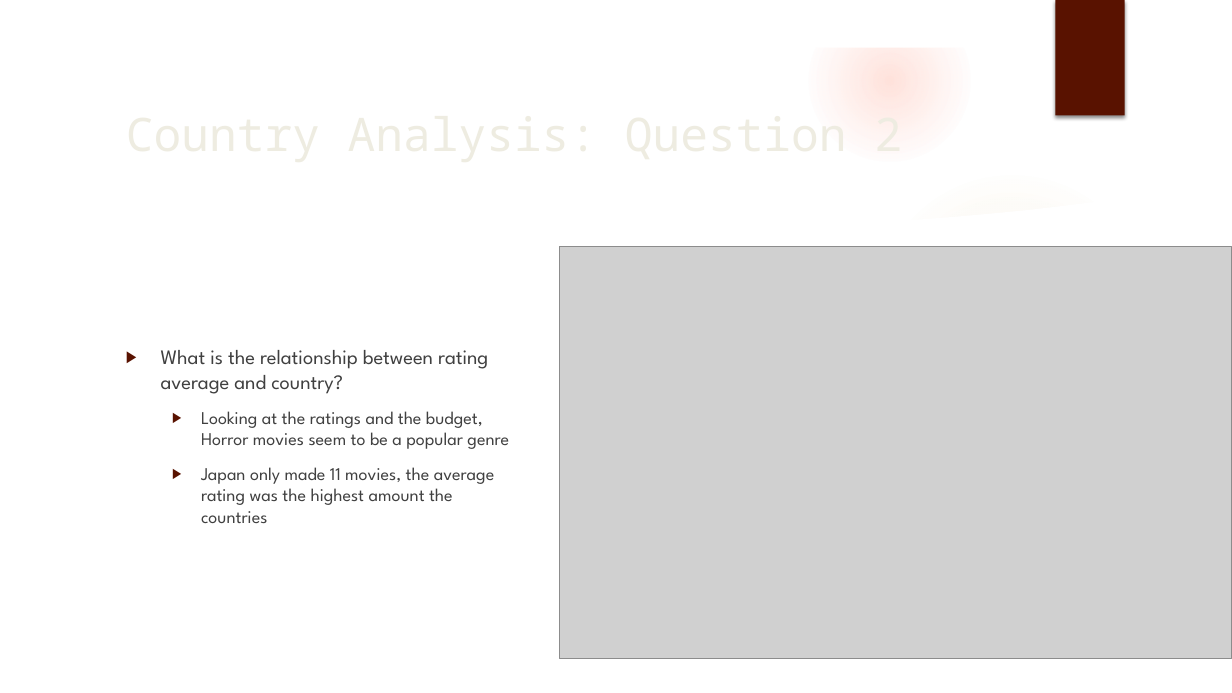
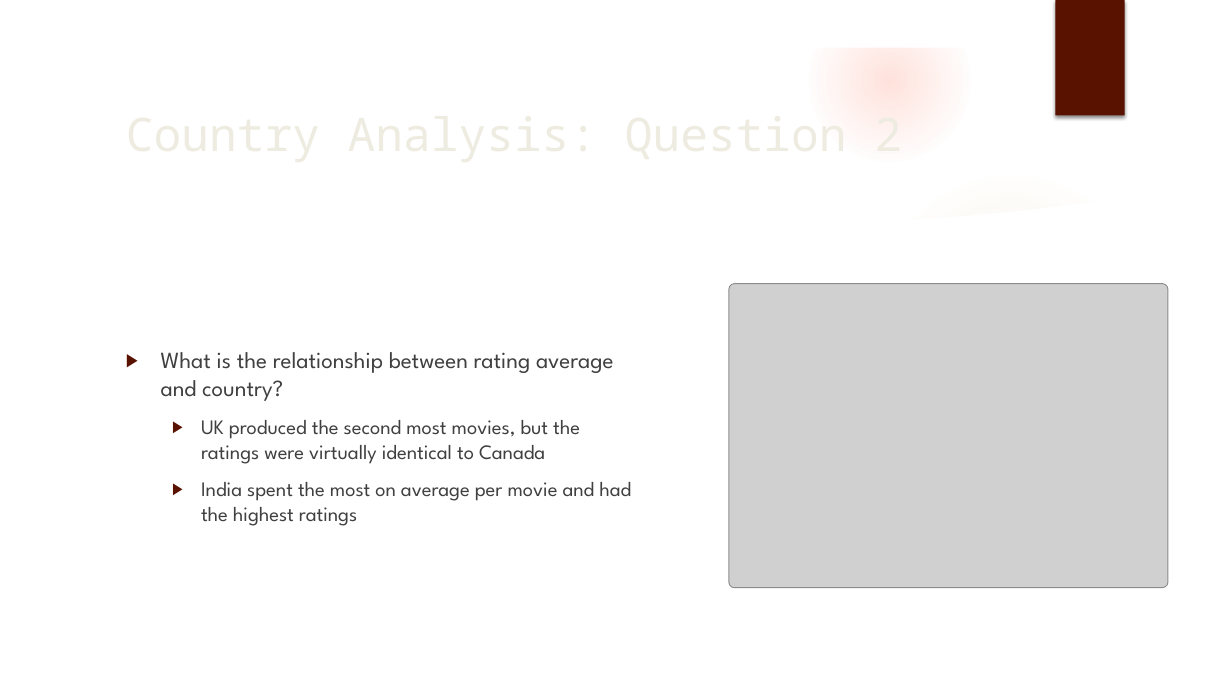
Before and after one commit to BennyC31/project_1_eda_git_collaboration, a slide deck: slide 8 of Horror_Movie_Trends_Project1_11142022_BC.pptx (slide 7 before the commit). Drawn at 1232x693 pixels with LibreOffice and Linux fonts; fonts in the diff are those of the drawing; grey boxes stand for pictures; background and template pictures are left out. Boxes give left, top, right and bottom in pixels: in the first picture for what was removed or moved away, otherwise in the second. Text is boxed around its words. In the diff, an @@ line names an element or a change of style, - is before the commit and + after.

Commit message:
updated code, analysis, and images

```diff
--- a/Horror_Movie_Trends_Project1_11142022_BC.pptx
+++ b/Horror_Movie_Trends_Project1_11142022_BC.pptx
@@ picture removed at (x1=559, y1=246, x2=1232, y2=659) @@
@@ picture added at (x1=729, y1=284, x2=1168, y2=588) @@
@@ text at (x1=161, y1=352, x2=614, y2=397): size 16 to 18 pt in "What is the relationship between rating average ..." @@
@@ text at (x1=201, y1=420, x2=631, y2=526): text changed; size 14 to 16 pt @@
-  ▶ Looking at the ratings and the budget, Horror movies seem to be a popular genre
-  ▶ Japan only made 11 movies, the average rating was the highest amount the countries
+  ▶ UK produced the second most movies, but the ratings were virtually identical to Canada
+  ▶ India spent the most on average per movie and had the highest ratings
```
Also in this commit, not shown: 2 other slides changed, 1 slide added, 8 other files.
